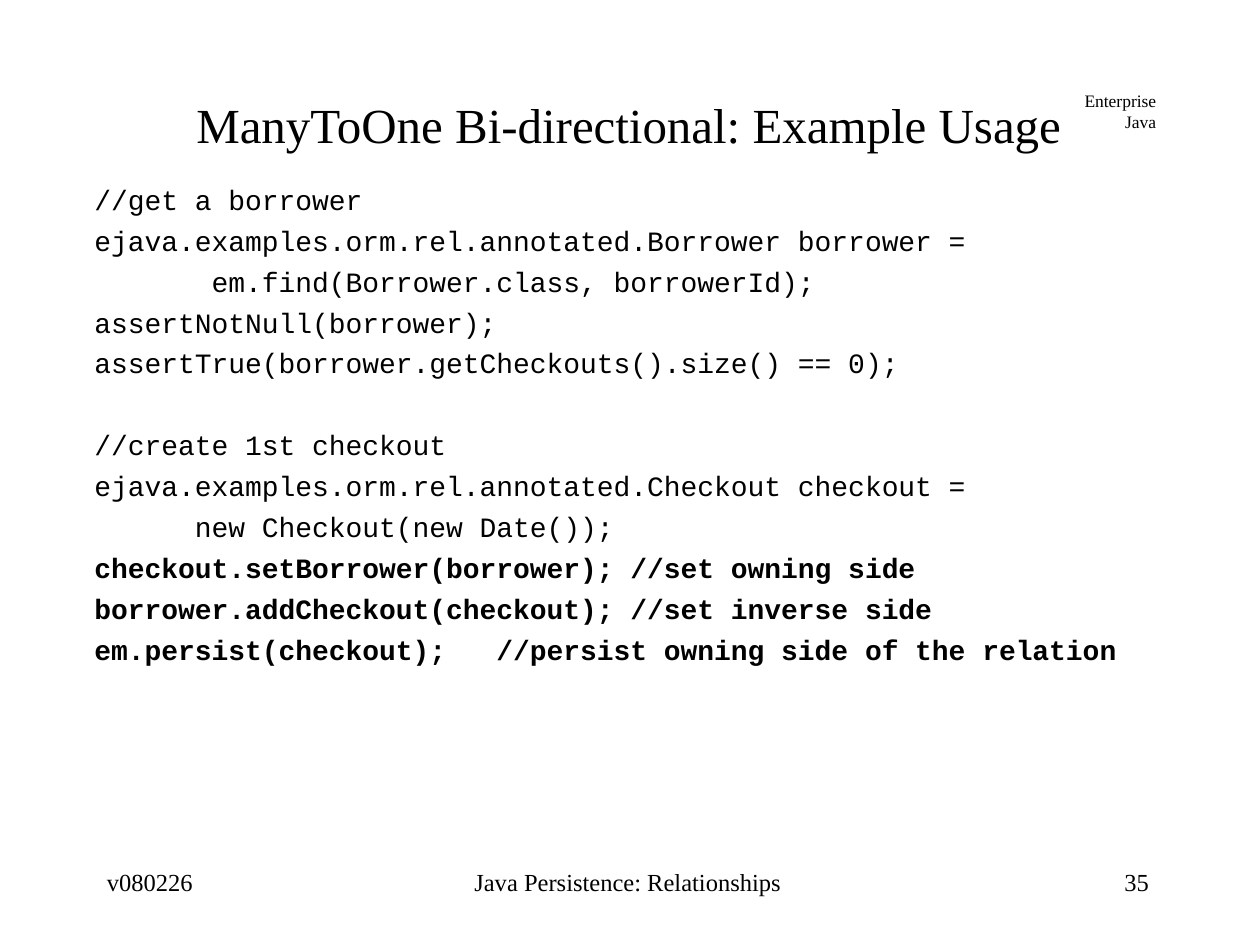
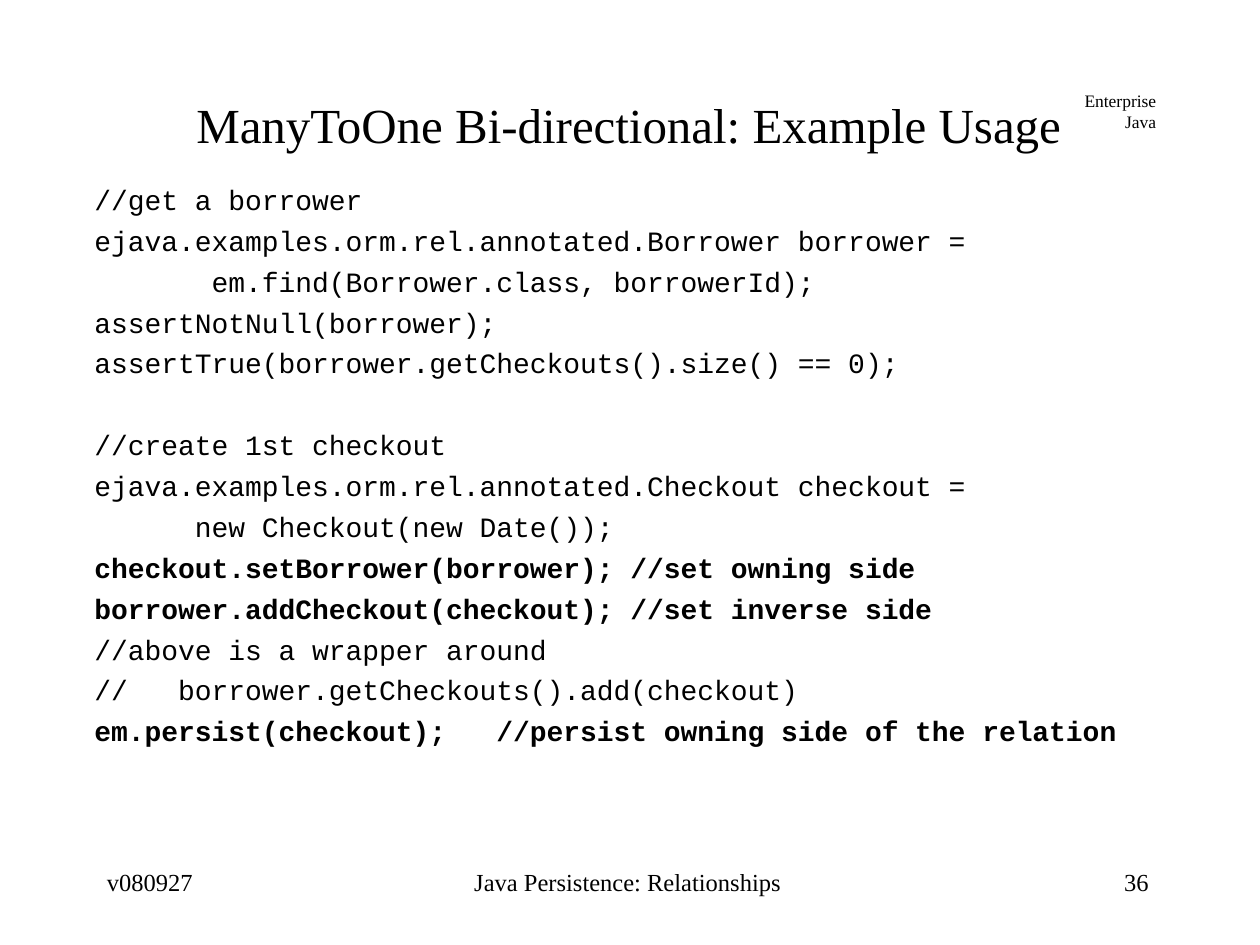
Before and after one commit to jcstaff/ejava-javaee, a slide deck: slide 36 of ormRelations/src/site/resources/lectures/ormRelations.ppt (slide 35 before the commit). Drawn at 1260x945 pixels with LibreOffice and Linux fonts; fonts in the diff are those of the drawing. Boxes give left, top, right and bottom in pixels: in the first picture for what was removed or moved away, otherwise in the second. Text is boxed around its words. In the diff, an @@ line names an element or a change of style, - is before the commit and + after.

```diff
--- a/ormRelations/src/site/resources/lectures/ormRelations.ppt
+++ b/ormRelations/src/site/resources/lectures/ormRelations.ppt
@@ text at box(94, 640, 798, 706): paragraphs added @@
+//above is a wrapper around
+// borrower.getCheckouts().add(checkout)
@@ text at box(107, 874, 193, 892): text changed @@
-v080226
+v080927
@@ page number at box(1124, 874, 1149, 892): text changed @@
-35
+36
```
Also in this commit, not shown: 62 other slides changed, 4 slides added, 2 other files.
